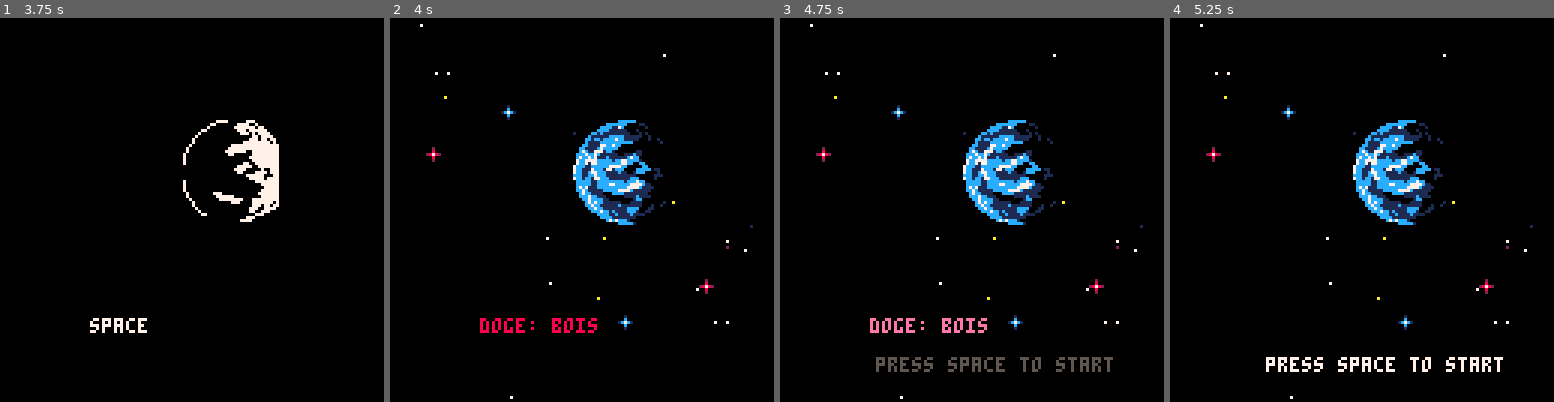
Above: before the commit, frames 1-4 (left to right).
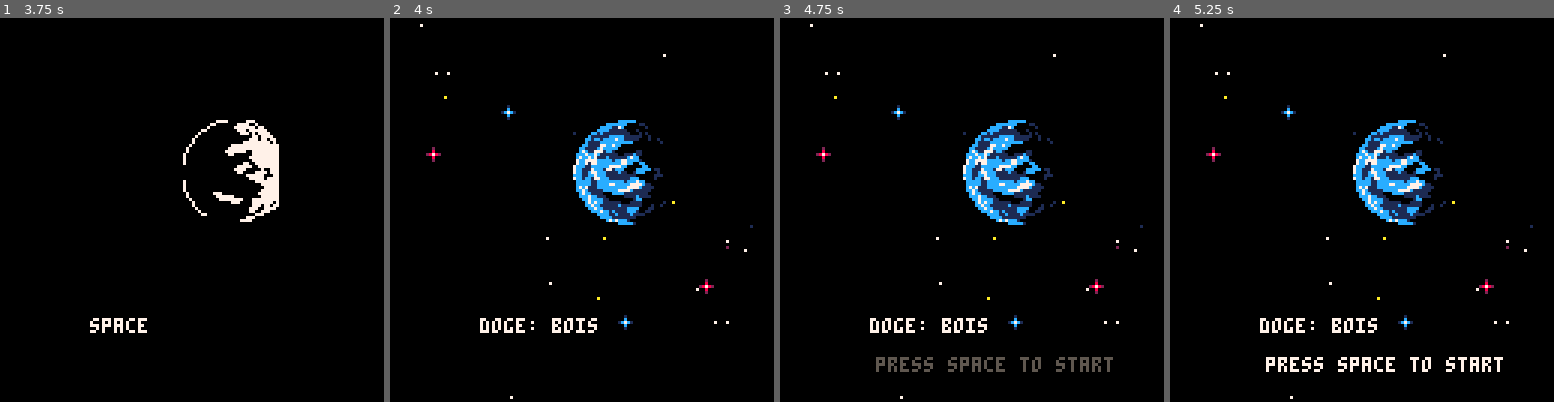
Above: after the commit, the same moments.

Repository: woofers/discord-jam-2
Game: PICO-8 cartridge discord-jam-2.p8
The game is run twice, just before and just after one commit, with the same random seed, the same clock (stepped at 60 frames per second) and the same inputs.
Inputs:
- Up to frame 1 (3.75 s): tap X (X key) at 0.33, 1.07, 1.85, 2.97 s; tap O (Z key) at 0.7, 1.7, 2.1, 2.5, 2.9, 3.3, 3.7 s; hold Right 1.6-2.1 s; hold Up 2.15-2.42 s; hold Right 2.47-3.03 s; hold Left 3.08-3.58 s; hold Down from 3.63 s (still down)
- Up to frame 2 (4 s): release Down at 3.97 s
- Up to frame 3 (4.75 s): hold Right 4.02-4.68 s; tap X (X key) at 4.08 s; tap O (Z key) at 4.1, 4.5 s; hold Up from 4.73 s (still down)
- Up to frame 4 (5.25 s): tap O (Z key) at 4.9 s; release Up at 5.03 s; hold Left from 5.08 s (still down); tap X (X key) at 5.2 s

Frame 1 is identical in both runs. In frame 2, 0.5% of the frame differs, in the area x 23-54%, y 78-83%; in frame 3, 0.5%; in frame 4, 0.5%.

Commit message:
Update title font

Diff:
--- a/discord-jam-2.p8
+++ b/discord-jam-2.p8
@@ -956,17 +956,7 @@
    for i=1, #self.stars do
       self.stars[i]:render(dt)
    end
-   local name = blink_color
-   if name == 0 then
-      name = 8
-   elseif name == 5 then
-      name = 14
-   elseif name == 6 then
-      name = 2
-   elseif name == 7 then
-      name = 0
-   end
-   print("doge: bois", 30, 100, name)
+   print("doge: bois", 30, 100, 7)
    print("press space to start", 32, 113, blink_color)
 
    -- draw planet
